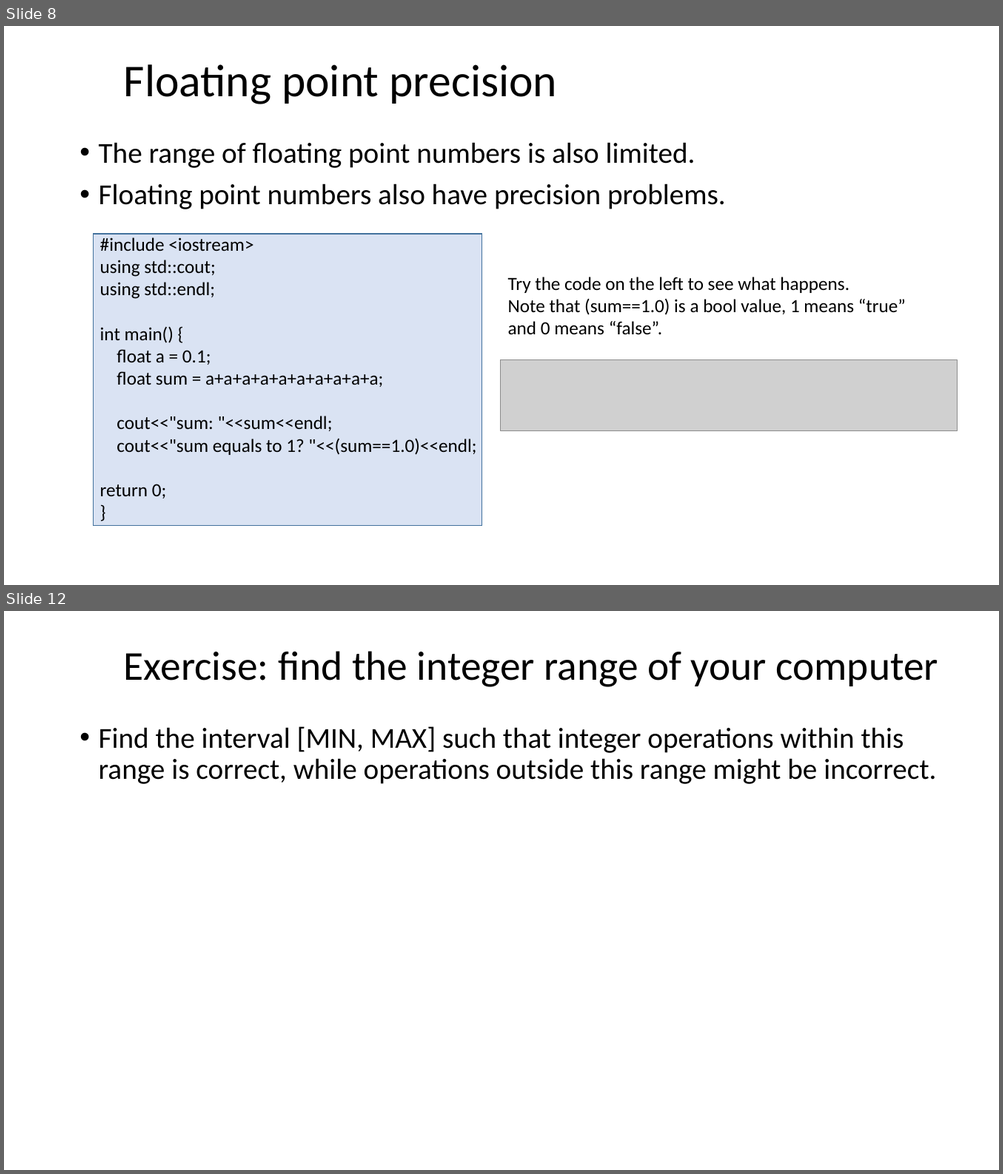
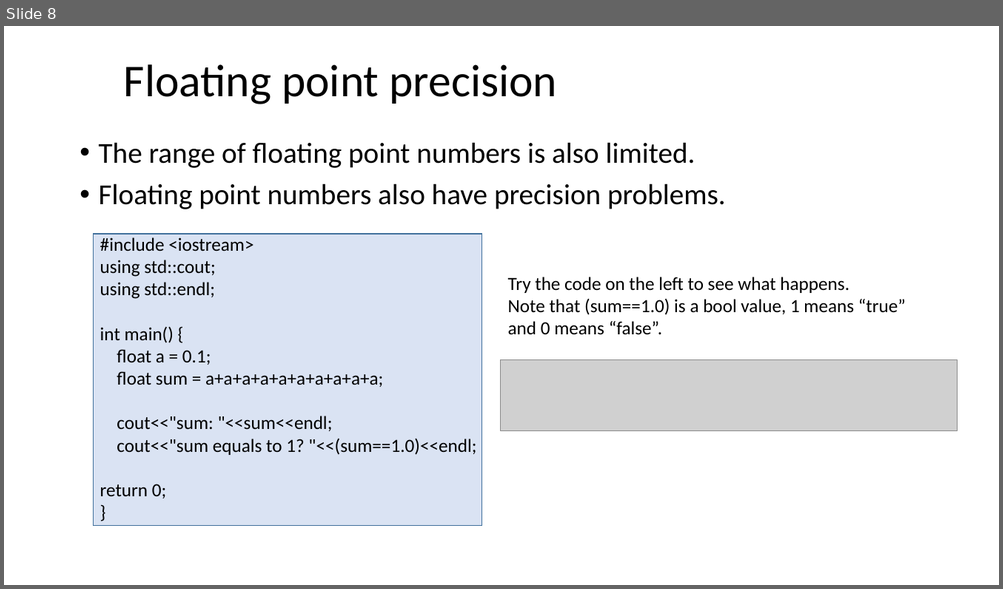
Before and after one commit to dayekuaipao/CPPLearning, a slide deck: week02/Lab02.pptx. Shown one above the other, each under a label of ours: slides 8 and 12 before the commit, slide 8 after it; the slides between them are not shown. The pictures are 1003x1174 and 1003x589 pixels, drawn with LibreOffice and Linux fonts; fonts in the diff are those of the drawing; grey boxes stand for pictures; background and template pictures are left out. Boxes give left, top, right and bottom in pixels: in the first picture for what was removed or moved away, otherwise in the second. Text is boxed around its words. In the diff, an @@ line names an element or a change of style, - is before the commit and + after.

Commit message:
Add some exercises in Lab02.pptx

```diff
--- a/week02/Lab02.pptx
+++ b/week02/Lab02.pptx
@@ slide 12 removed at bbox=[4, 611, 999, 1170], background #FFFFFF @@
@@ title removed at bbox=[124, 651, 938, 687] @@
-Exercise: find the integer range of your computer
@@ text removed at bbox=[99, 726, 936, 784] @@
-• Find the interval [MIN, MAX] such that integer operations within this range is correct, while operations outside this range might be incorrect.
```
Also in this commit, not shown: 6 slides changed, 6 slides added, 1 other slide removed.
